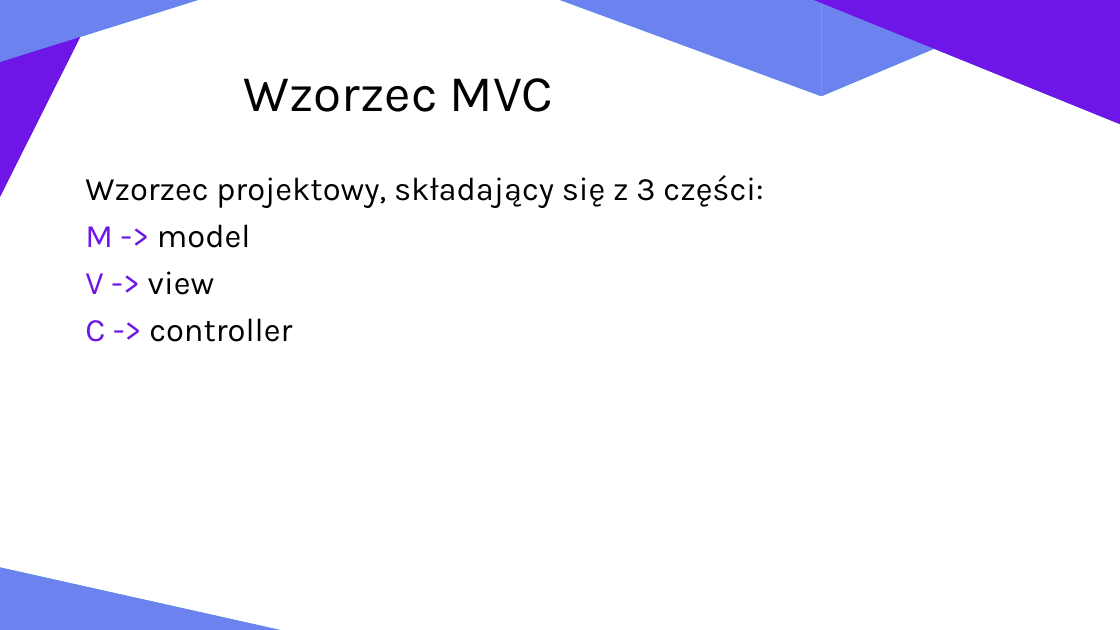
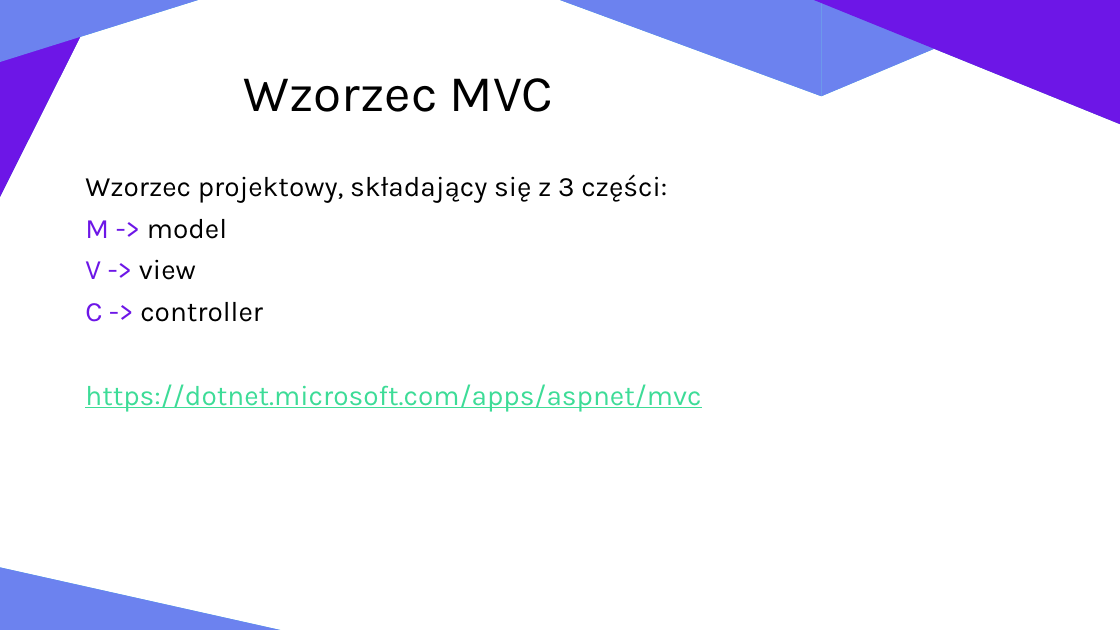
Before and after one commit to zlociu/ASPNET-TIWPR-LAB, a slide deck: slide 6 of ASPNET.pptx. Drawn at 1120x630 pixels with LibreOffice and Linux fonts; fonts in the diff are those of the drawing. Boxes give left, top, right and bottom in pixels: in the first picture for what was removed or moved away, otherwise in the second. Text is boxed around its words. In the diff, an @@ line names an element or a change of style, - is before the commit and + after.

```diff
--- a/ASPNET.pptx
+++ b/ASPNET.pptx
@@ text at bbox=[85, 174, 667, 322]: size 28 to 24 pt in "Wzorzec projektowy, składający się z 3 części:", "M -> model", "V -> view", "C -> controller" @@
@@ text at bbox=[85, 384, 701, 412]: paragraph added @@
+https://dotnet.microsoft.com/apps/aspnet/mvc
```
Also in this commit, not shown: 10 other slides changed, 4 slides added, 4 slides removed.
